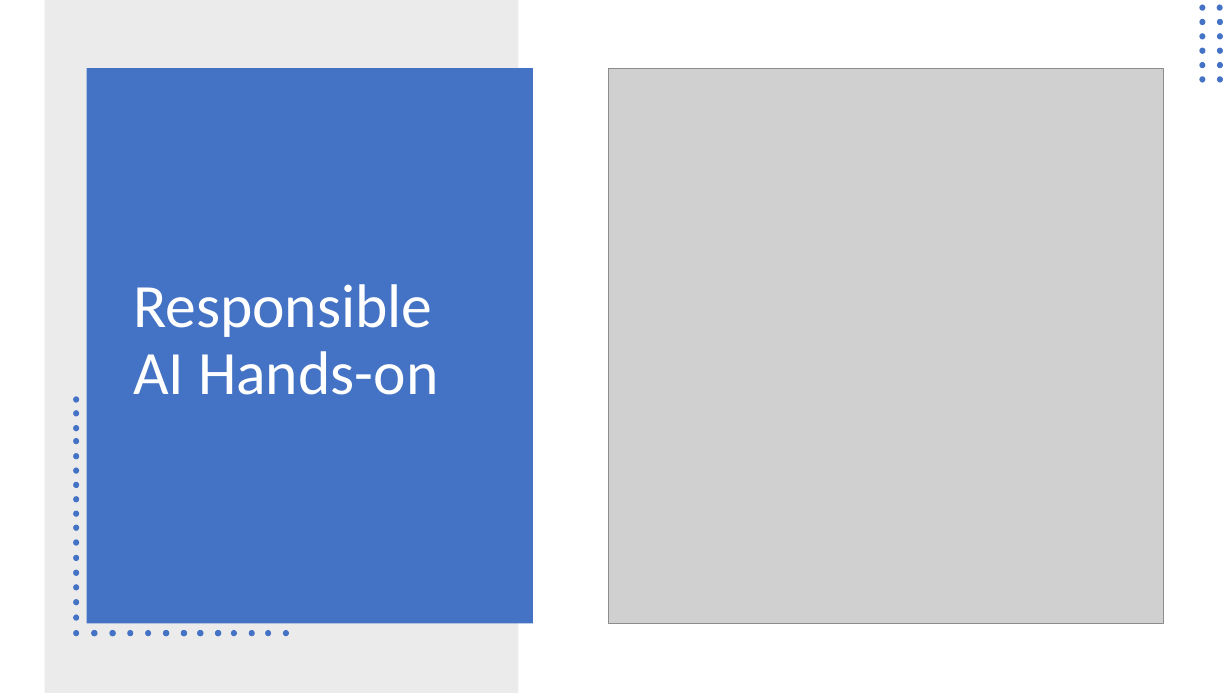
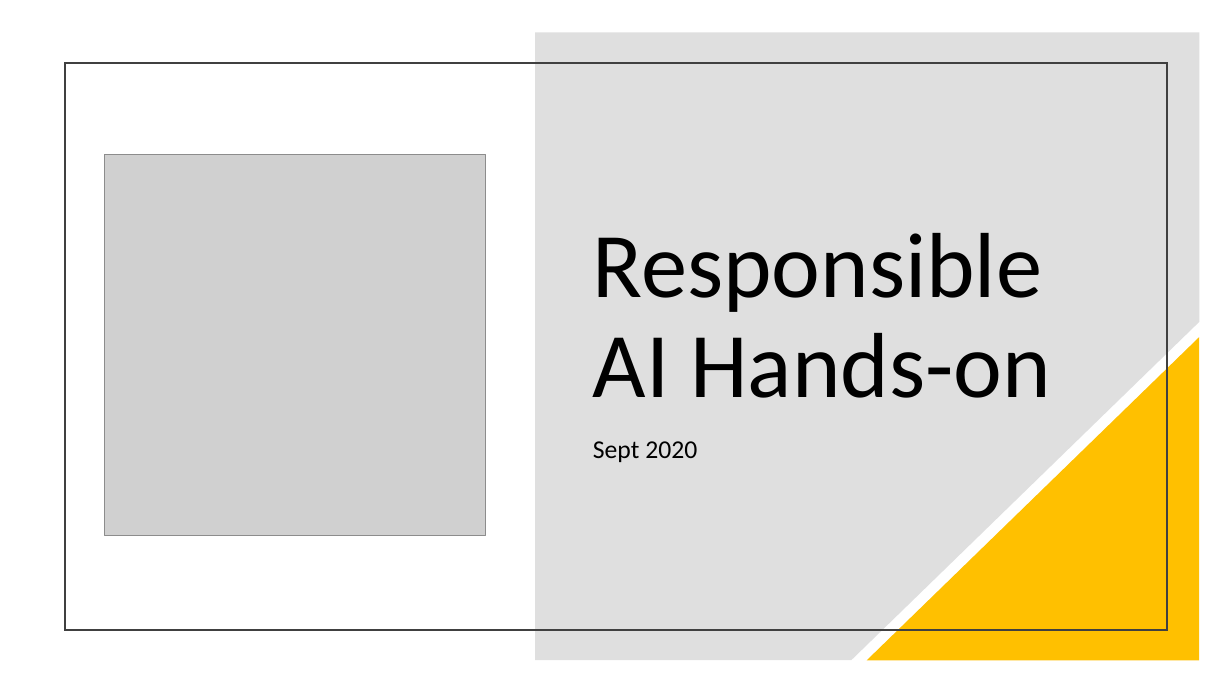
Before and after one commit to mufajjul/ResponsibleAI-Airlift-Aug2020, a slide deck: slide 1 of Responsbile AI session.pptx. Drawn at 1232x693 pixels with LibreOffice and Linux fonts; fonts in the diff are those of the drawing; grey boxes stand for pictures. Boxes give left, top, right and bottom in pixels: in the first picture for what was removed or moved away, otherwise in the second. Text is boxed around its words. In the diff, an @@ line names an element or a change of style, - is before the commit and + after.

```diff
--- a/Responsbile AI session.pptx
+++ b/Responsbile AI session.pptx
@@ rectangle removed at (44, 0, 518, 693) @@
@@ group removed at (1200, 4, 1223, 83): 12 ellipses @@
@@ freeform shape added at (535, 32, 1200, 660), fill #808080 at 25% opacity @@
@@ rectangle added at (65, 63, 1167, 629), outline #404040 1.5 pt @@
@@ rectangle removed at (87, 68, 533, 624) @@
@@ title "Responsible AI Hands-on": place and size @@
-title "Responsible AI Hands-on" at (133, 284, 438, 395)
+title "Responsible AI Hands-on" at (593, 233, 1050, 398)
@@ title "Responsible AI Hands-on" at (593, 233, 1050, 398): size 48 to 72 pt, text colour #FFFFFF to #000000 @@
@@ picture: place and size @@
-picture at (608, 68, 1164, 624)
+picture at (104, 154, 486, 536)
@@ right triangle added at (867, 337, 1200, 661), fill #FFC000 @@
@@ subtitle added at (593, 441, 697, 462), 20 pt, text #000000 @@
+Sept 2020
@@ group removed at (73, 396, 289, 636): 35 ellipses @@
```
Also in this commit, not shown: 1 other slide changed, 5 other files.
